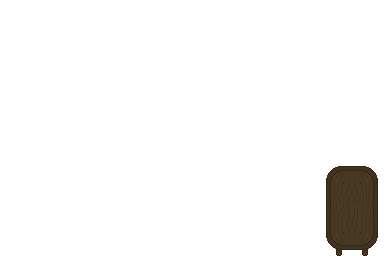
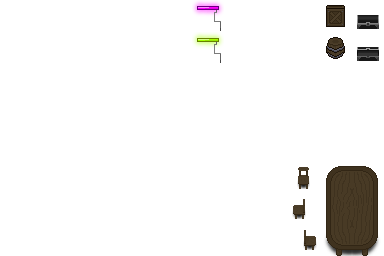
Layers edited between the first and the second (384, 256) image:
added group "Wall decor" with 2 layers above "Chest items" over bbox(192, 0, 224, 63)
added layer "wall-lamp-green" in group "Wall decor" over bbox(192, 32, 224, 63)
added layer "wall-lamp" in group "Wall decor" over bbox(192, 0, 224, 31)
added group "Chest items" with 3 layers above "Table" over bbox(326, 5, 379, 61)
added layer "fass" in group "Chest items" over bbox(326, 37, 345, 59)
added layer "kiste" in group "Chest items" over bbox(326, 5, 345, 27)
added layer "chests" in group "Chest items" over bbox(357, 15, 379, 61)
added layer "chair1 copy" in group "Table" over bbox(303, 230, 317, 250)
added layer "chair1" in group "Table" over bbox(292, 199, 306, 219)
added layer "chair2" in group "Table" over bbox(297, 167, 310, 189)
painted on "table3 copy" over bbox(352, 235, 381, 256)
painted on "table3" over bbox(323, 235, 352, 256)
